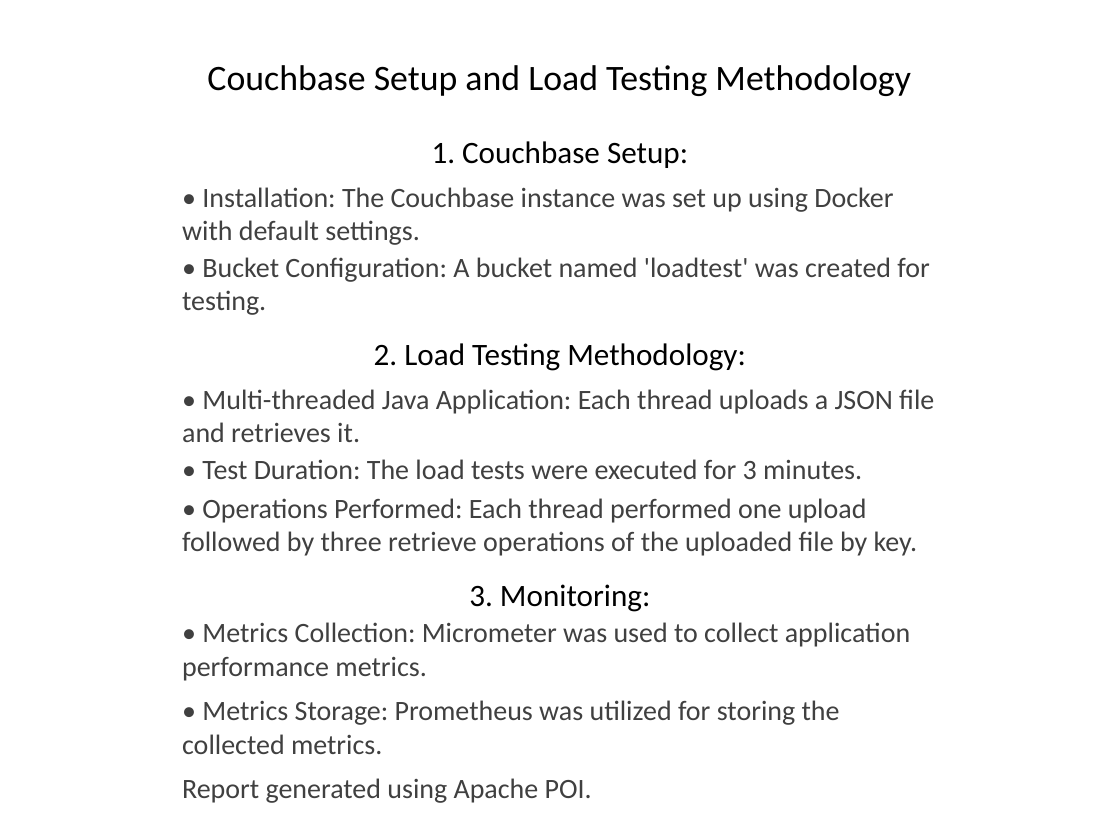
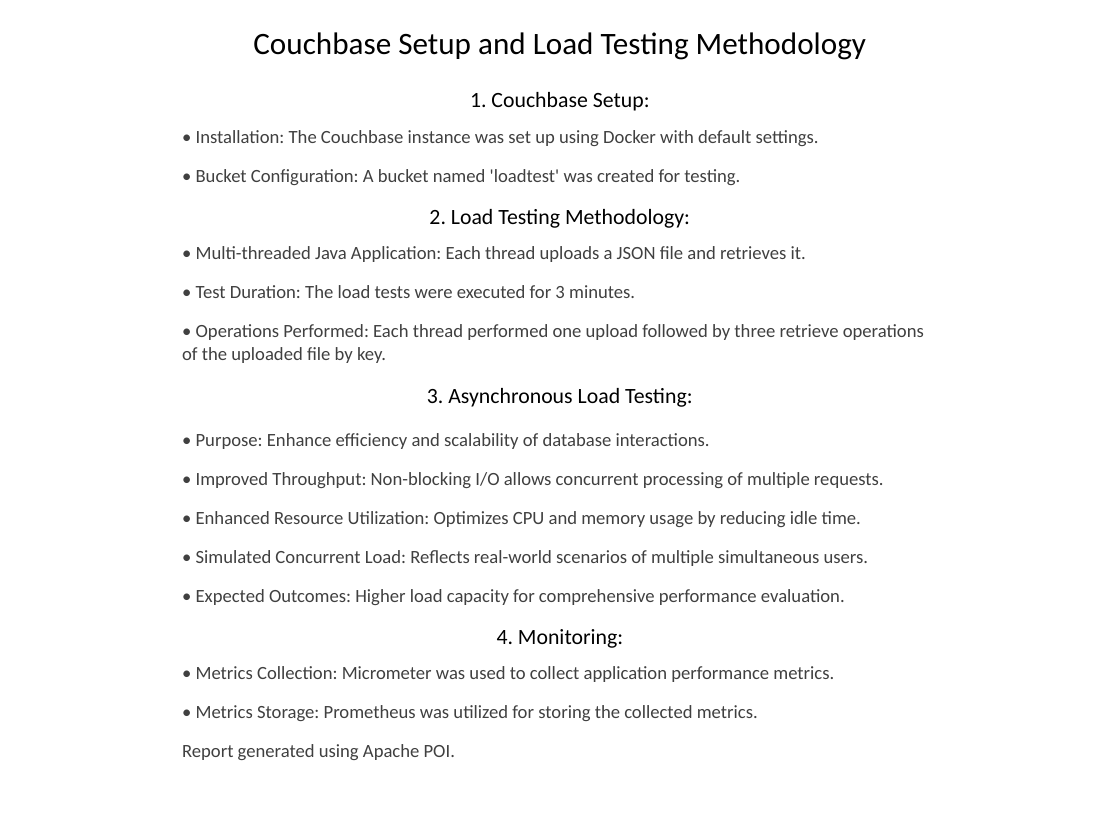
Before and after one commit to Daniel-Kleyman/couchbaseloadtester, a slide deck: slide 3 of couchbaseReport.pptx. Drawn at 1120x840 pixels with LibreOffice and Linux fonts; fonts in the diff are those of the drawing. Boxes give left, top, right and bottom in pixels: in the first picture for what was removed or moved away, otherwise in the second. Text is boxed around its words. In the diff, an @@ line names an element or a change of style, - is before the commit and + after.

Commit message:
Initial commit for the async-couchbase-test branch, including the fully implemented asynchronous Couchbase Load Tester application.

```diff
--- a/couchbaseReport.pptx
+++ b/couchbaseReport.pptx
@@ text "Couchbase Setup and Load Testing ...": place and size @@
-text "Couchbase Setup and Load Testing ..." at (207,65,911,96)
+text "Couchbase Setup and Load Testing ..." at (253,32,866,60)
@@ text "Couchbase Setup and Load Testing ..." at (253,32,866,60): size 23 to 20 pt @@
@@ text "1. Couchbase Setup:": place and size @@
-text "1. Couchbase Setup:" at (432,141,688,168)
+text "1. Couchbase Setup:" at (470,92,650,111)
@@ text "1. Couchbase Setup:" at (470,92,650,111): size 20 to 14 pt @@
@@ text "• Installation: The Couchbase instance ...": place and size @@
-text "• Installation: The Couchbase instance ..." at (182,187,893,245)
+text "• Installation: The Couchbase instance ..." at (196,130,819,146)
@@ text "• Bucket Configuration: A bucket ...": place and size @@
-text "• Bucket Configuration: A bucket ..." at (202,257,929,282)
+text "• Bucket Configuration: A bucket ..." at (196,169,740,185)
@@ text "2. Load Testing Methodology:" at (429,209,690,228): size 20 to 14 pt @@
@@ text "2. Load Testing Methodology:": place and size @@
-text "2. Load Testing Methodology:" at (374,343,746,371)
+text "2. Load Testing Methodology:" at (429,209,690,228)
@@ text "• Multi-threaded Java Application: Each ...": place and size @@
-text "• Multi-threaded Java Application: Each ..." at (182,389,934,442)
+text "• Multi-threaded Java Application: Each ..." at (196,246,806,262)
@@ text "• Test Duration: The load ...": place and size @@
-text "• Test Duration: The load ..." at (202,459,862,479)
+text "• Test Duration: The load ..." at (196,285,635,298)
@@ text "• Operations Performed: Each thread ...": place and size @@
-text "• Operations Performed: Each thread ..." at (182,498,917,556)
+text "• Operations Performed: Each thread ..." at (182,324,924,363)
@@ text at (427,388,693,407): text changed; size 20 to 14 pt @@
-3. Monitoring:
+3. Asynchronous Load Testing:
@@ text added at (196,433,710,449), 12 pt, text #404040 @@
+• Purpose: Enhance efficiency and scalability of database interactions.
@@ text added at (196,472,884,488), 12 pt, text #404040 @@
+• Improved Throughput: Non-blocking I/O allows concurrent processing of multiple requests.
@@ text added at (196,511,861,527), 12 pt, text #404040 @@
+• Enhanced Resource Utilization: Optimizes CPU and memory usage by reducing idle time.
@@ text added at (196,550,868,566), 12 pt, text #404040 @@
+• Simulated Concurrent Load: Reflects real-world scenarios of multiple simultaneous users.
@@ text added at (196,589,845,605), 12 pt, text #404040 @@
+• Expected Outcomes: Higher load capacity for comprehensive performance evaluation.
@@ size 18 to 12 pt in 8 elements at (196,130,819,146), (196,169,740,185), (196,246,806,262), (196,285,635,298), (182,324,924,363), (196,705,758,721), (182,744,455,760), (196,666,834,682) @@
@@ text "• Metrics Collection: Micrometer was ...": place and size @@
-text "• Metrics Collection: Micrometer was ..." at (182,622,910,681)
+text "• Metrics Collection: Micrometer was ..." at (196,666,834,682)
@@ text added at (497,629,623,648), 14 pt, text #000000 @@
+4. Monitoring:
@@ text "• Metrics Storage: Prometheus was ...": place and size @@
-text "• Metrics Storage: Prometheus was ..." at (182,700,840,754)
+text "• Metrics Storage: Prometheus was ..." at (196,705,758,721)
@@ text "Report generated using Apache POI.": place and size @@
-text "Report generated using Apache POI." at (182,778,592,803)
+text "Report generated using Apache POI." at (182,744,455,760)
```
Also in this commit, not shown: 1 other slide changed, 2 slides added, 4 slides removed, 12 other files.
